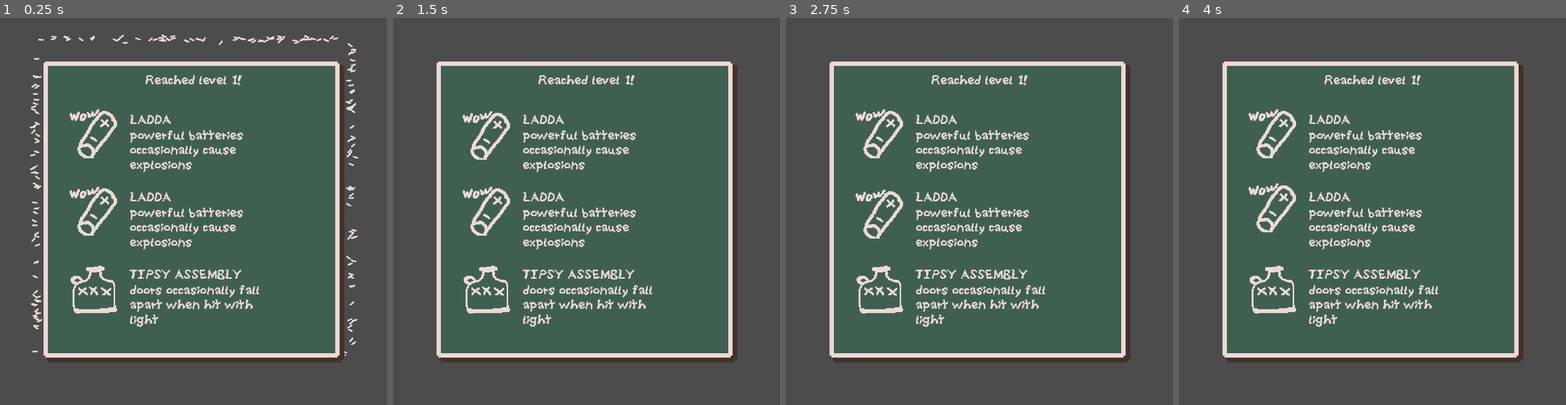
Above: before the commit, frames 1-4 (left to right).
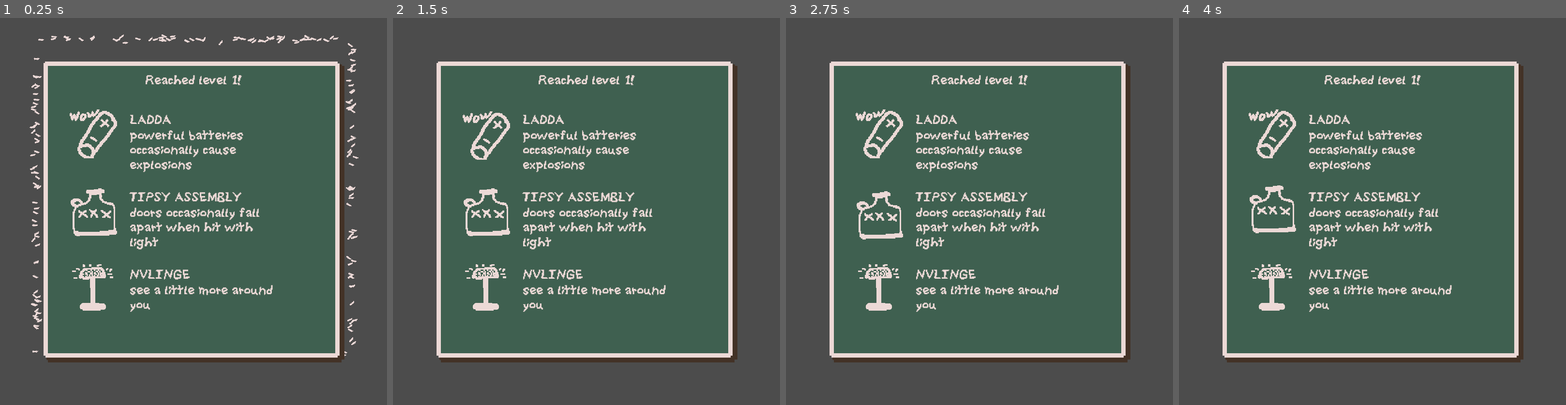
Above: after the commit, the same moments.

Repository: nolenroyalty/flashlight-survivors
Game: Godot game, scene res://ui/UpgradeDialogue.tscn
Two runs of this game, one before a commit and one after it. Both use one fixed random seed, a clock stepped at 60 frames per second and the inputs below. This scene is started directly instead of the project's main scene.
Inputs (mouse positions are in pixels of both pictures, inside the frame that each line leads up to):
- Up to frame 1 (0.25 s): no input
- Up to frame 2 (1.5 s): move the mouse to (671, 192) at 0.52 s; hold D (player_right) 0.53-1.25 s; click (563, 134) at 1.25 s
- Up to frame 3 (2.75 s): click (956, 211) at 2.02 s
- Up to frame 4 (4 s): click (1349, 288) at 2.77 s; move the mouse to (1295, 230) at 3.52 s; hold S (player_down) from 3.53 s (still down)

The runs differ from the first frame. In frame 1, 3.9% of the frame differs, in the area x 18-71%, y 43-80%; in frame 2, 3.9%; in frame 3, 3.9%, in the area x 18-71%, y 44-80%; in frame 4, 3.9%.

Commit message:
debugging deletions

Diff:
--- a/player/Player.gd
+++ b/player/Player.gd
@@ -13,7 +13,6 @@
 	var speed = SPEED * (1.0 + 0.2 * State.speed_level)
 	var _unused_velocity = move_and_slide(dir * speed)
 	$Playerproto.flip_h = dx < 0.0
-#	position += dir * SPEED * delta
 	Lights.player.pos = position
 	set_flashlight_direction()
 
@@ -37,13 +36,10 @@
 	else:
 		invincible = true
 		var t = get_tree().create_tween()
-		# var t2 = get_tree().create_tween()
 		var duration = iframe_duration / 2.0
 		t.tween_property(self, "modulate:a", 0.1, 1.5 * duration)
 		t.set_ease(Tween.EASE_OUT)
 		t.set_trans(Tween.TRANS_QUAD)
-		# t2.tween_property(self, "scale", U.v(0.75, 0.75), duration)
-		# t2.tween_property(self, "scale", U.v(1.0, 1.0), duration)
 		t.tween_property(self, "modulate:a", 1.0, 0.5 * duration)
 		t.tween_property(self, "invincible", false, 0.0)
 		State.decrease_health(amount)
--- a/ui/UpgradeDialogue.gd
+++ b/ui/UpgradeDialogue.gd
@@ -19,7 +19,7 @@
 	rng = RandomNumberGenerator.new()
 	rng.randomize()
 	var all_choices = State.available_upgrades()
-	var my_choices = [State.Upgrade.Explode]
+	var my_choices = []
 
 	for _i in range(min(len(all_choices), 3 - len(my_choices))):
 		var choice = rng.randi_range(0, len(all_choices)-1)
